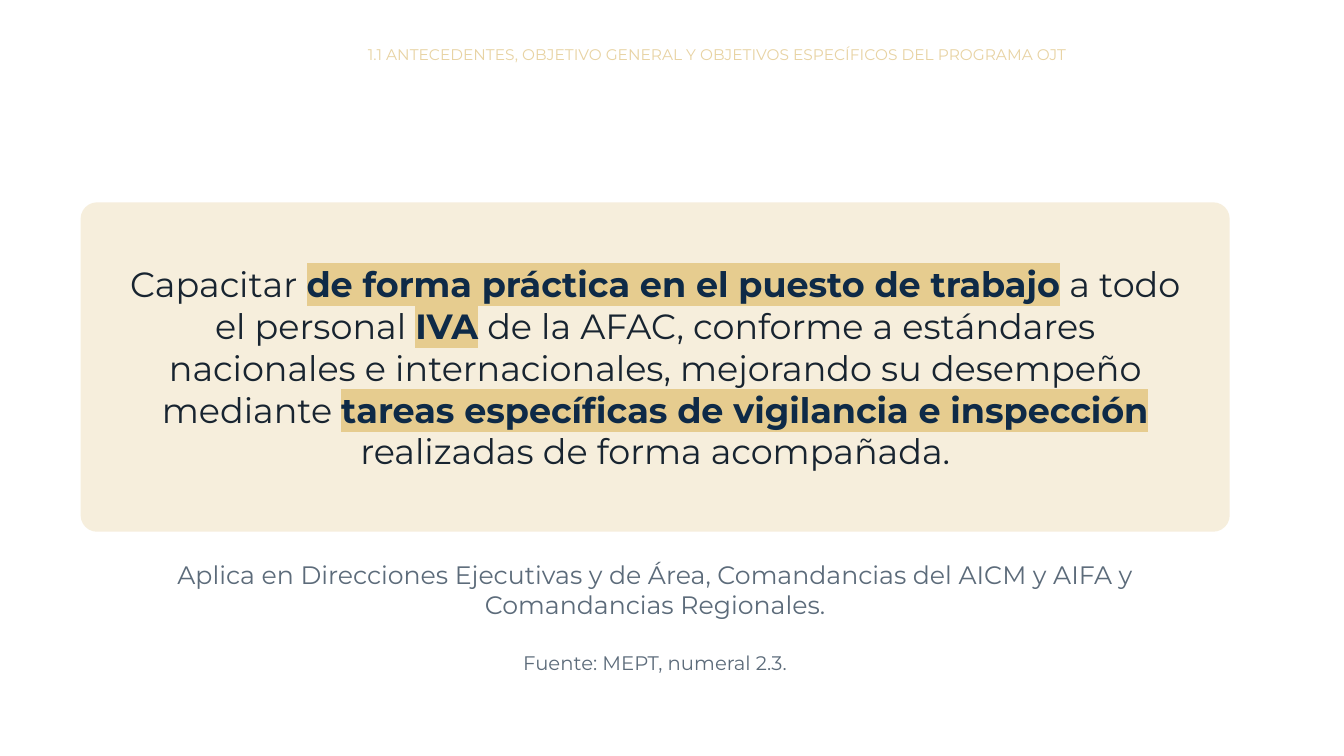
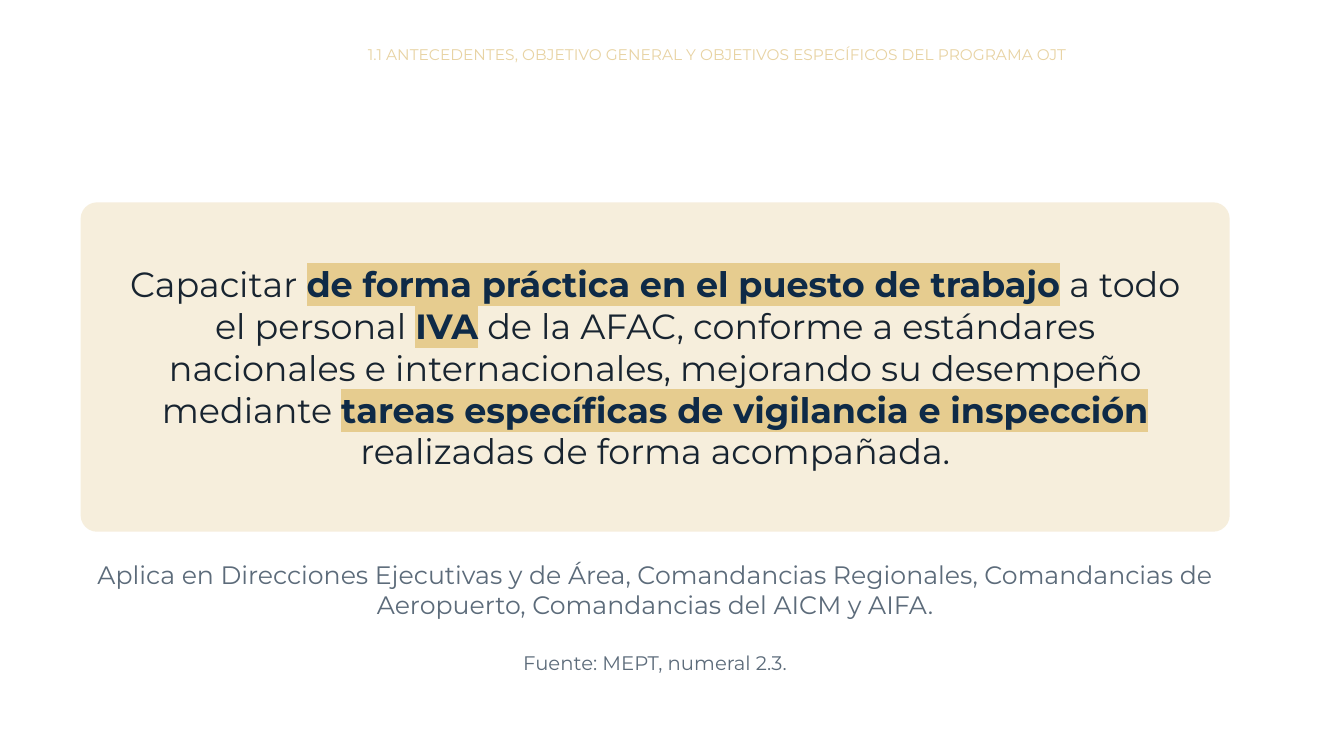
Before and after one commit to CIAAC-Capacitacion/Curso_MEPT_OJT, a slide deck: slide 14 of modulo1.pptx (slide 12 before the commit). Drawn at 1344x756 pixels with LibreOffice and Linux fonts; fonts in the diff are those of the drawing; background and template pictures are left out. Boxes give left, top, right and bottom in pixels: in the first picture for what was removed or moved away, otherwise in the second. Text is boxed around its words. In the diff, an @@ line names an element or a change of style, - is before the commit and + after.

```diff
--- a/modulo1.pptx
+++ b/modulo1.pptx
@@ text at (x1=97, y1=562, x2=1212, y2=619): text changed @@
-Aplica en Direcciones Ejecutivas y de Área, Comandancias del AICM y AIFA y Comandancias Regionales.
+Aplica en Direcciones Ejecutivas y de Área, Comandancias Regionales, Comandancias de Aeropuerto, Comandancias del AICM y AIFA.
```
Also in this commit, not shown: 15 other slides changed, 3 slides added, 5 other files.
